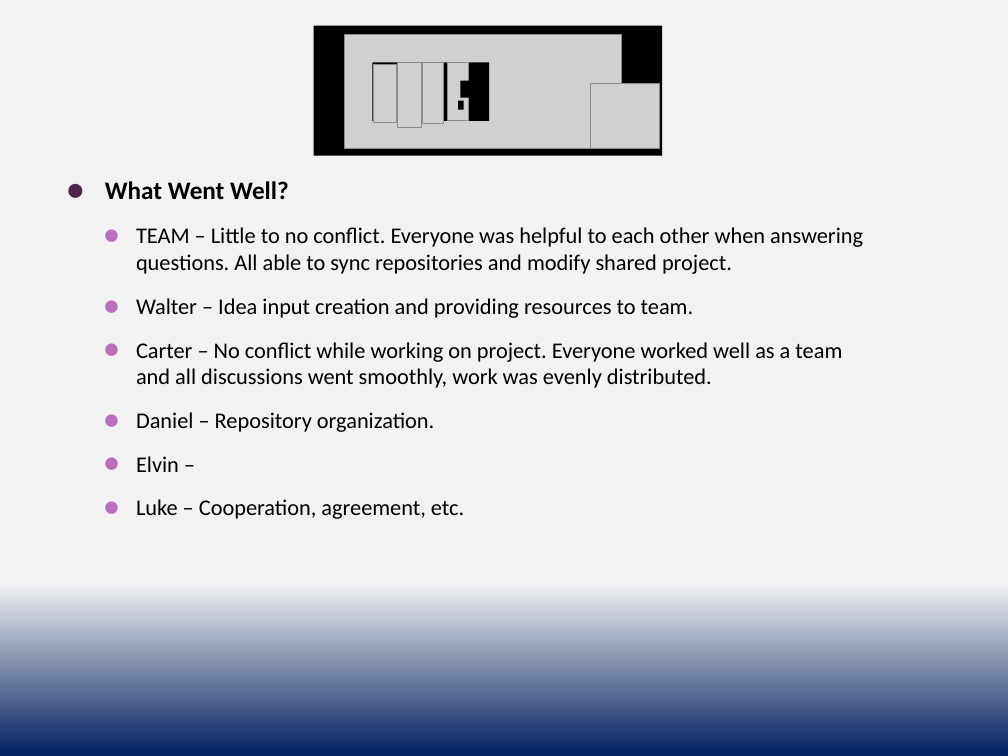
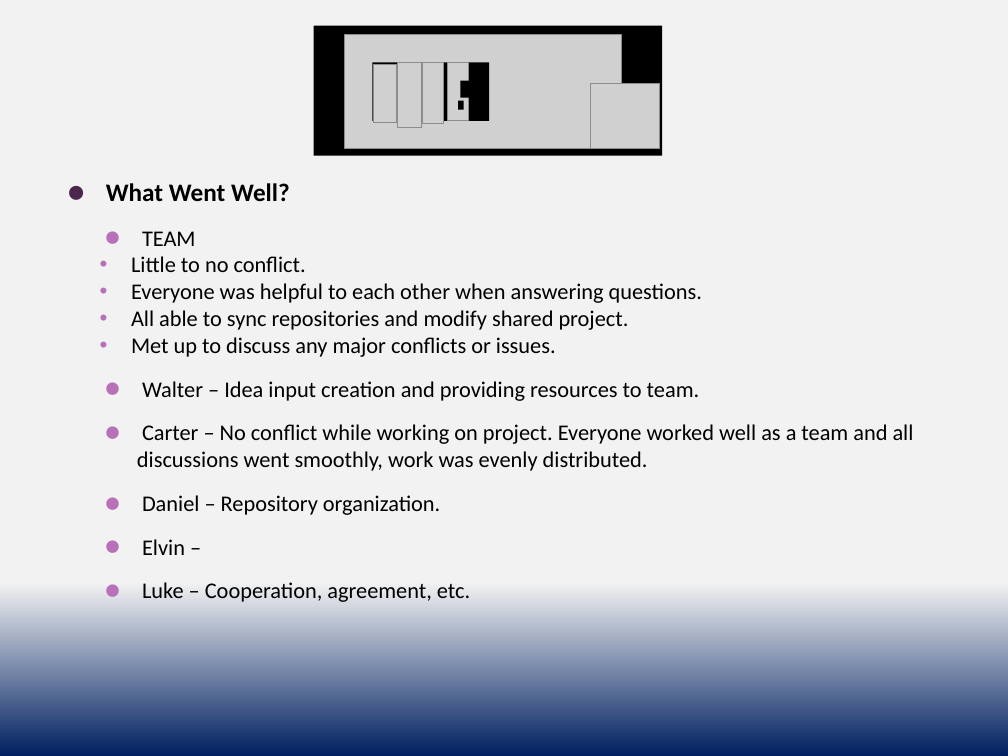
Before and after one commit to cs3398-borgs-bros/JeopardyChamp-Project, a slide deck: slide 1 of docs/Borgs_Retrospective.pptx. Drawn at 1008x756 pixels with LibreOffice and Linux fonts; fonts in the diff are those of the drawing; grey boxes stand for pictures. Boxes give left, top, right and bottom in pixels: in the first picture for what was removed or moved away, otherwise in the second. Text is boxed around its words. In the diff, an @@ line names an element or a change of style, - is before the commit and + after.

```diff
--- a/docs/Borgs_Retrospective.pptx
+++ b/docs/Borgs_Retrospective.pptx
@@ text at <box>131,231,702,357</box>: text changed @@
-    ⚫ TEAM – Little to no conflict. Everyone was helpful to each other when answering questions. All able to sync repositories and modify shared project.
+⚫ TEAM
+• Little to no conflict.
+    • Everyone was helpful to each other when answering questions.
+    • All able to sync repositories and modify shared project.
+    • Met up to discuss any major conflicts or issues.
```
